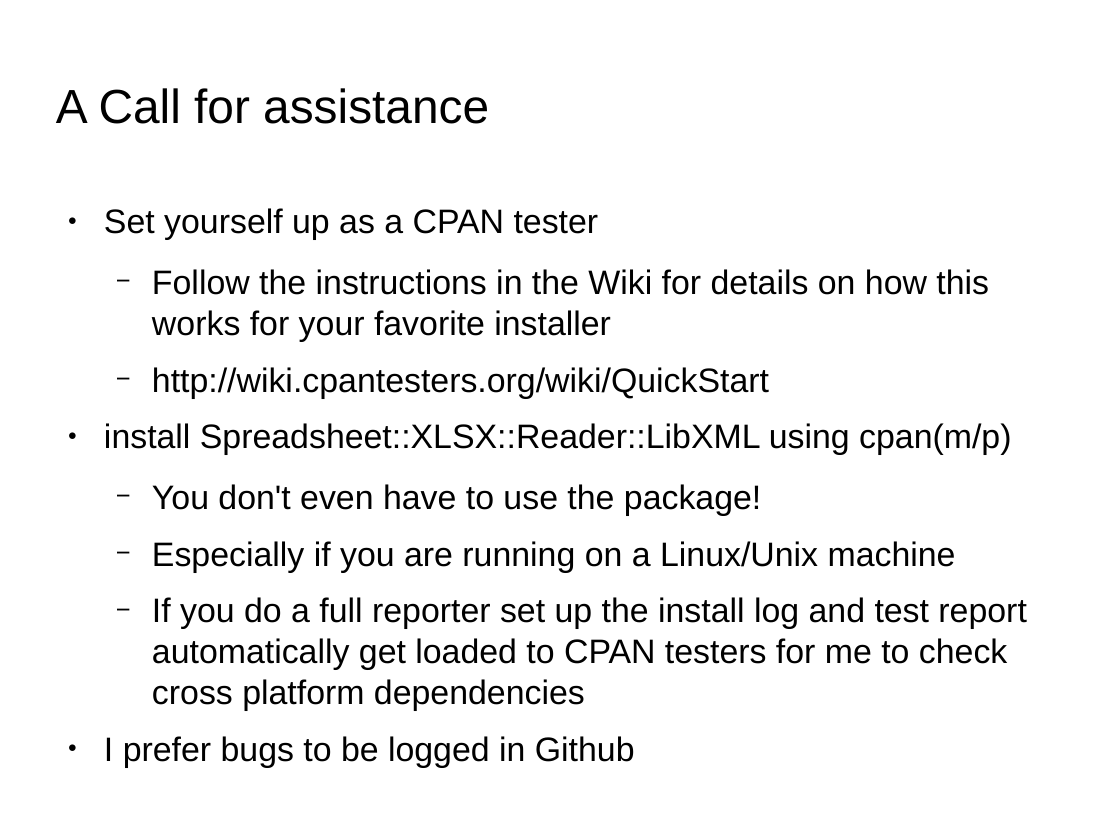
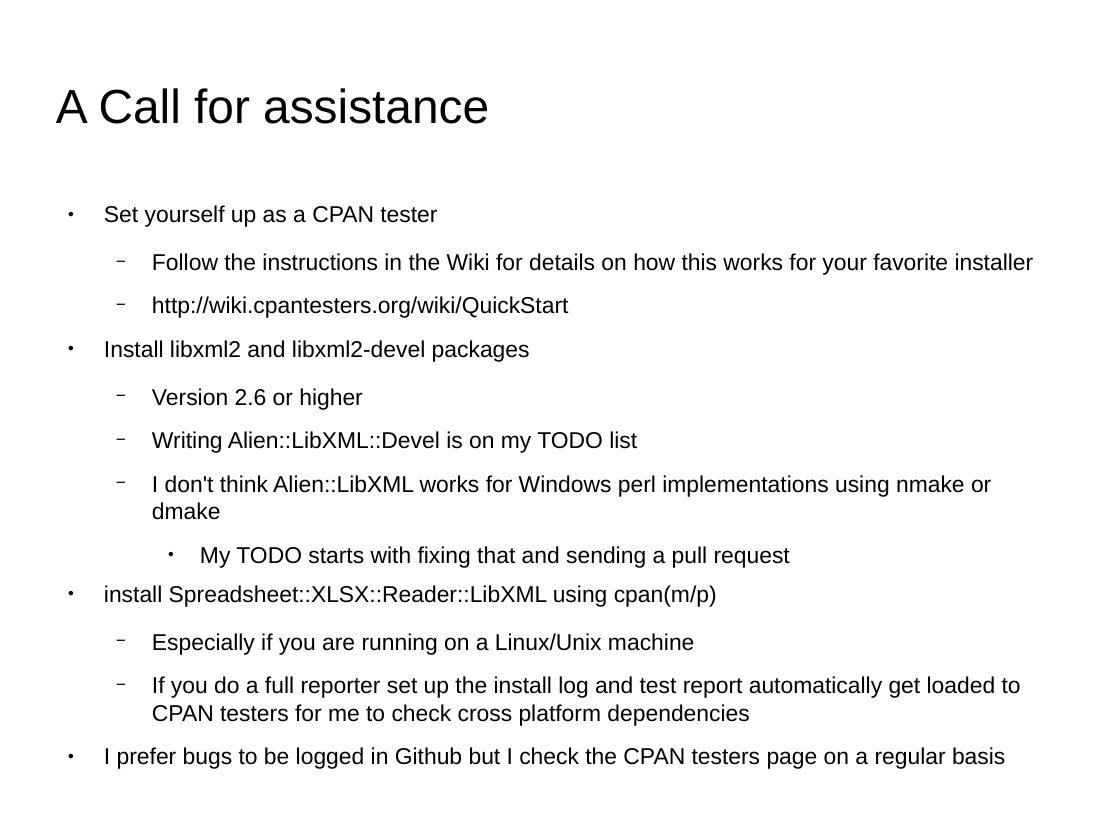
Before and after one commit to jandrew/Spreadsheet-XLSX-Reader-LibXML, a slide deck: slide 19 of SVPerlTalk.odp (slide 16 before the commit). Drawn at 1120x840 pixels with LibreOffice and Linux fonts; fonts in the diff are those of the drawing; background and template pictures are left out. Boxes give left, top, right and bottom in pixels: in the first picture for what was removed or moved away, otherwise in the second. Text is boxed around its words. In the diff, an @@ line names an element or a change of style, - is before the commit and + after.

```diff
--- a/SVPerlTalk.odp
+++ b/SVPerlTalk.odp
@@ text at (x1=104, y1=205, x2=1034, y2=726): size 24.1 to 16.2 pt in "Set yourself up as a CPAN tester", "Follow the instructions in the Wiki for ...", "http://wiki.cpantesters.org/wiki/QuickStart", "install Spreadsheet::XLSX::Reader::LibXML using cpan(m/p)" and 2 more places @@
@@ text at (x1=104, y1=340, x2=991, y2=568): paragraphs added @@
+● Install libxml2 and libxml2-devel packages
+  − Version 2.6 or higher
+  − Writing Alien::LibXML::Devel is on my TODO list
+  − I don't think Alien::LibXML works for Windows perl implementations using nmake or dmake
+    ● My TODO starts with fixing that and sending a pull request
@@ text at (x1=152, y1=484, x2=761, y2=516): paragraph removed @@
-  − You don't even have to use the package!
@@ text at (x1=104, y1=747, x2=1005, y2=769): text changed; size 24.1 to 16.2 pt @@
-● I prefer bugs to be logged in Github
+● I prefer bugs to be logged in Github but I check the CPAN testers page on a regular basis
```
Also in this commit, not shown: 2 other slides changed, 4 slides added, 33 other files.
